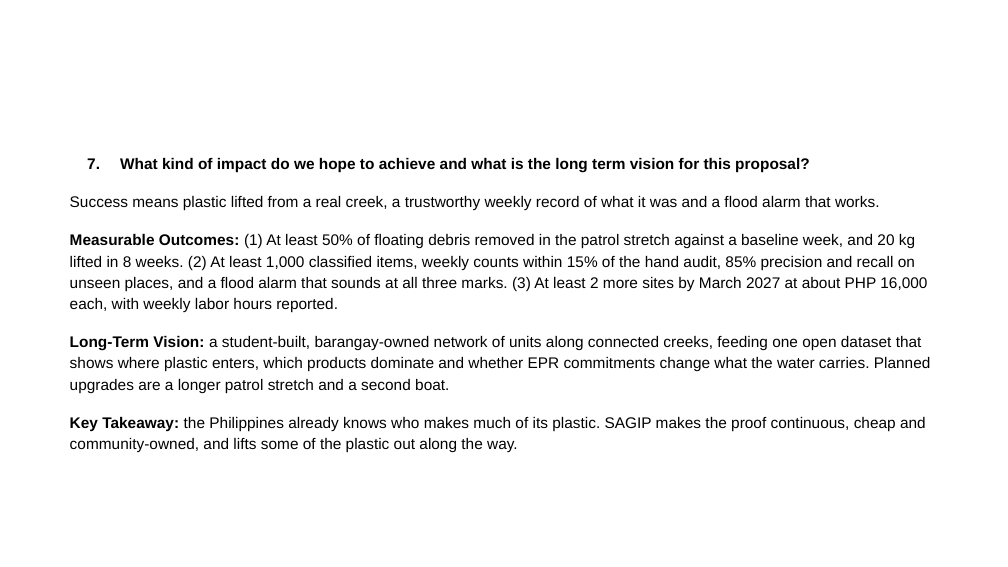
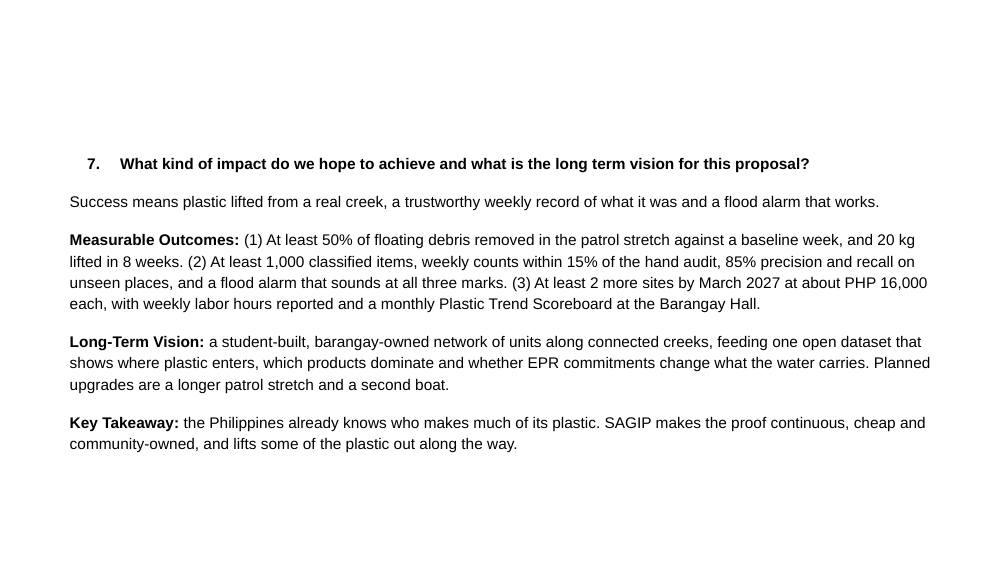
Before and after one commit to tmommu/research, a slide deck: slide 6 of sft_entry/SAGIP_SFT2026_Entry_PPT.pptx. Drawn at 1008x567 pixels with LibreOffice and Linux fonts; fonts in the diff are those of the drawing; background and template pictures are left out. Boxes give left, top, right and bottom in pixels: in the first picture for what was removed or moved away, otherwise in the second. Text is boxed around its words. In the diff, an @@ line names an element or a change of style, - is before the commit and + after.

```diff
--- a/sft_entry/SAGIP_SFT2026_Entry_PPT.pptx
+++ b/sft_entry/SAGIP_SFT2026_Entry_PPT.pptx
@@ text at bbox=[70, 234, 927, 313]: text changed @@
-Measurable Outcomes: (1) At least 50% of floating debris removed in the patrol stretch against a baseline week, and 20 kg lifted in 8 weeks. (2) At least 1,000 classified items, weekly counts within 15% of the hand audit, 85% precision and recall on unseen places, and a flood alarm that sounds at all three marks. (3) At least 2 more sites by March 2027 at about PHP 16,000 each, with weekly labor hours reported.
+Measurable Outcomes: (1) At least 50% of floating debris removed in the patrol stretch against a baseline week, and 20 kg lifted in 8 weeks. (2) At least 1,000 classified items, weekly counts within 15% of the hand audit, 85% precision and recall on unseen places, and a flood alarm that sounds at all three marks. (3) At least 2 more sites by March 2027 at about PHP 16,000 each, with weekly labor hours reported and a monthly Plastic Trend Scoreboard at the Barangay Hall.
```
Also in this commit, not shown: 3 other slides changed, 1 other file.
